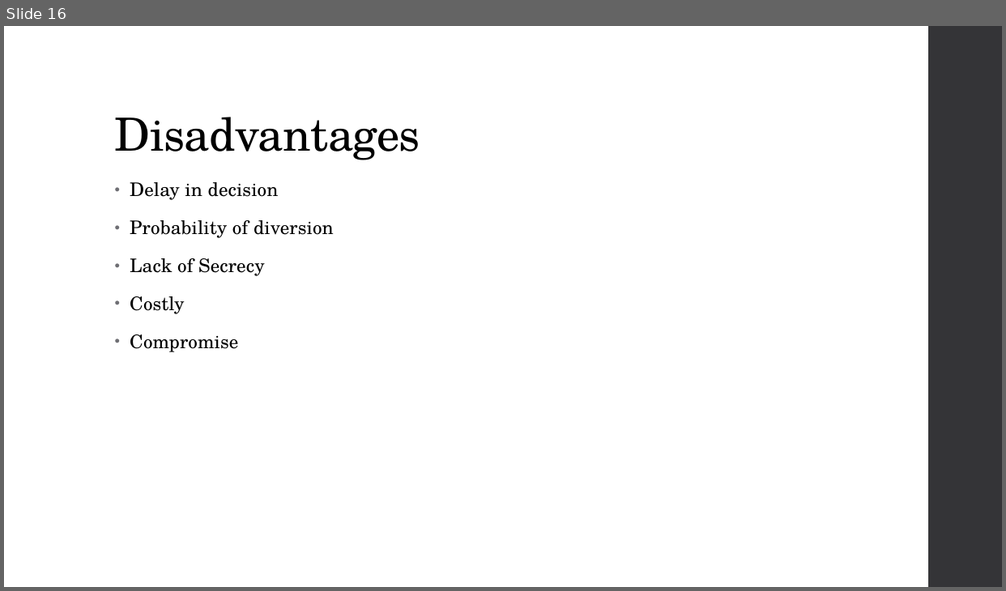
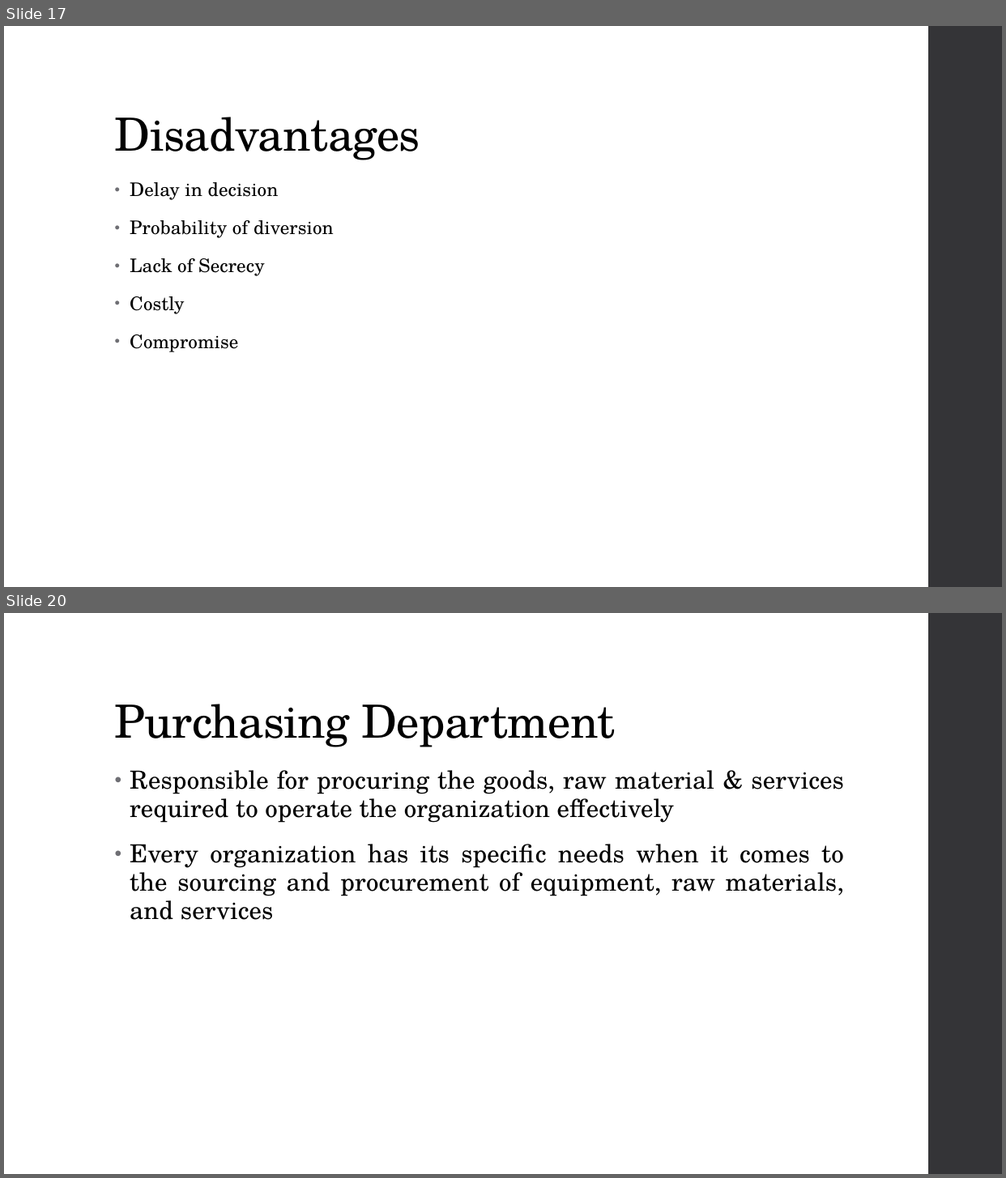
Before and after one commit to sujanW0W/MajorProject, a slide deck: Presentation3.pptx. Shown one above the other, each under a label of ours: slide 16 before the commit, slides 17 and 20 after it; the slides between them are not shown. The pictures are 1006x591 and 1006x1178 pixels, drawn with LibreOffice and Linux fonts; fonts in the diff are those of the drawing. Boxes give left, top, right and bottom in pixels: in the first picture for what was removed or moved away, otherwise in the second. Text is boxed around its words. In the diff, an @@ line names an element or a change of style, - is before the commit and + after.

Commit message:
Added Purchasing slides

```diff
--- a/Presentation3.pptx
+++ b/Presentation3.pptx
@@ slide 20 added at <box>4,613,1002,1174</box>, background #FFFFFF; not listed: 1 template element that a slide beside it also shows @@
@@ title added at <box>115,704,616,747</box>, 44 pt, text #000000 @@
+Purchasing Department
@@ text added at <box>130,770,844,920</box>, 24 pt, text #000000 @@
+• Responsible for procuring the goods, raw material & services required to operate the organization effectively
+• Every organization has its specific needs when it comes to the sourcing and procurement of equipment, raw materials, and services
@@ what was slide 16 is now slide 17 @@
```
Also in this commit, not shown: 9 other slides added.
